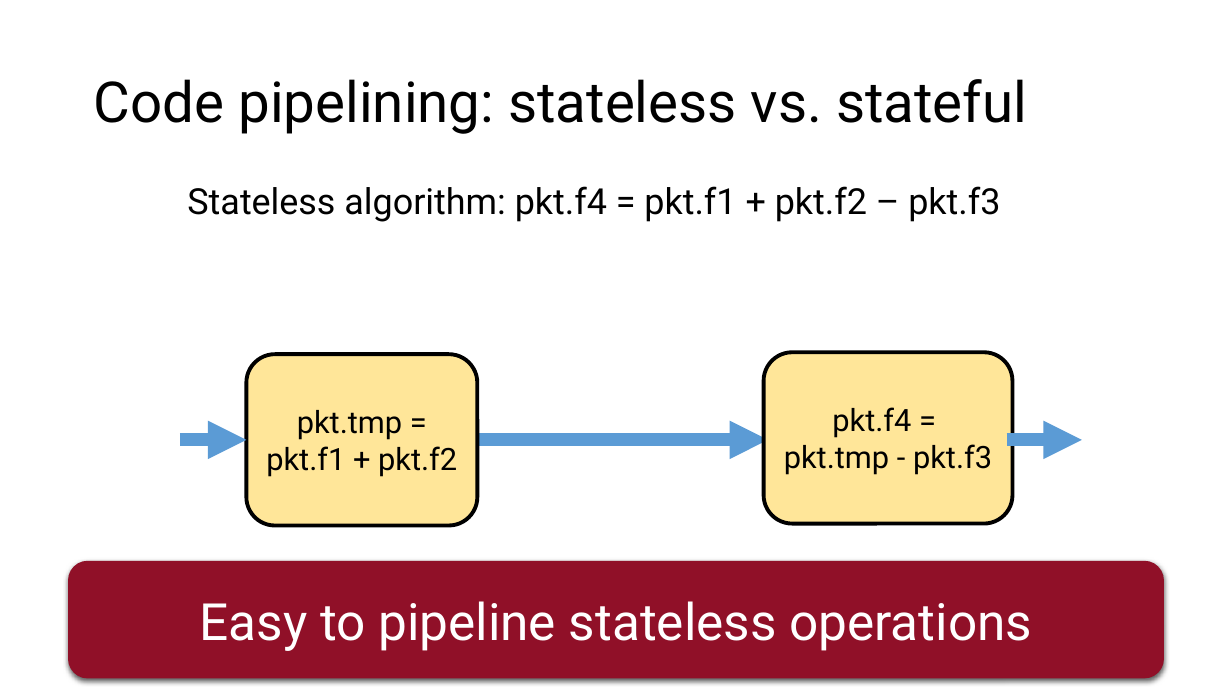
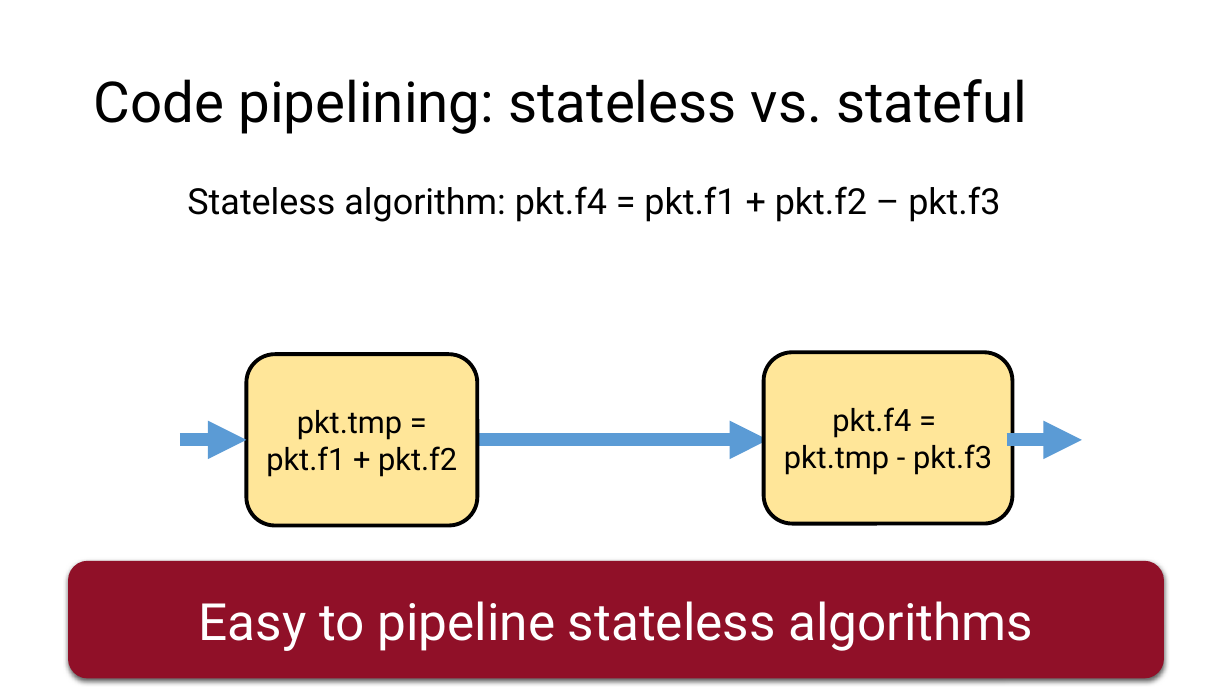
Before and after one commit to anirudhSK/pifo-domino-marple-ppts, a slide deck: slide 33 of combined_domino_pifo.pptx. Drawn at 1232x693 pixels with LibreOffice and Linux fonts; fonts in the diff are those of the drawing. Boxes give left, top, right and bottom in pixels: in the first picture for what was removed or moved away, otherwise in the second. Text is boxed around its words. In the diff, an @@ line names an element or a change of style, - is before the commit and + after.

```diff
--- a/combined_domino_pifo.pptx
+++ b/combined_domino_pifo.pptx
@@ text in rounded rectangle at box(199, 601, 1033, 651): text changed @@
-Easy to pipeline stateless operations
+Easy to pipeline stateless algorithms
```
Also in this commit, not shown: 10 other slides changed.
